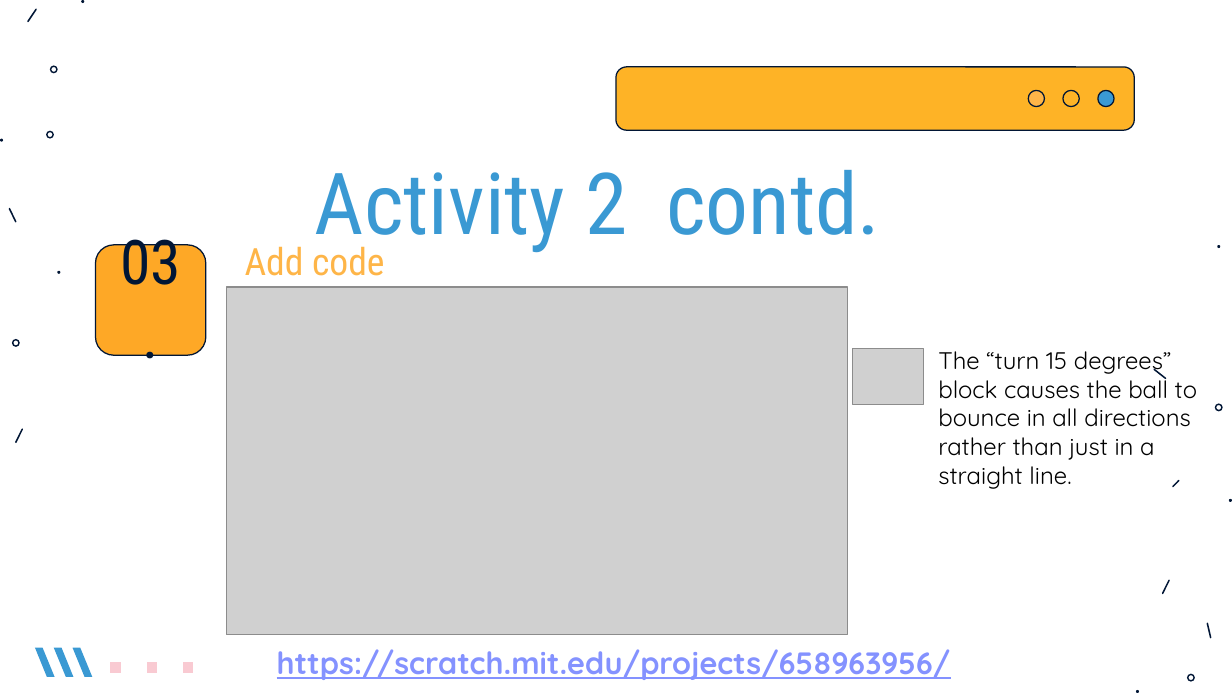
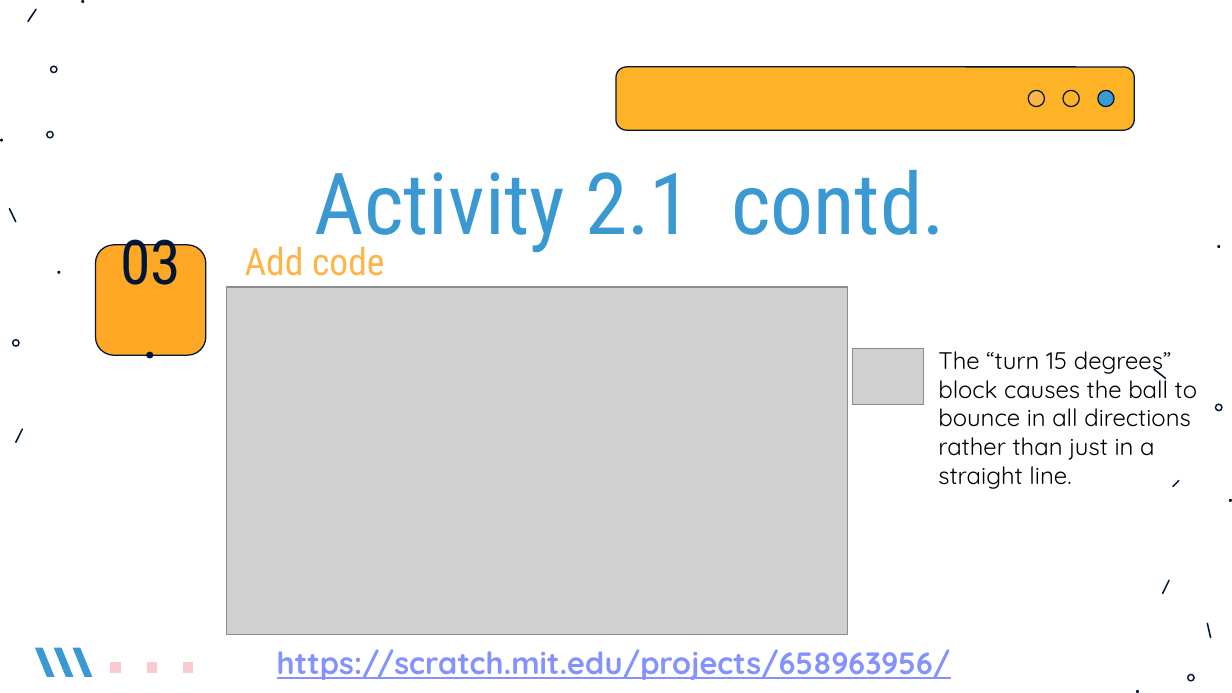
Before and after one commit to Vanshika-Mittal/scratch-tutorial, a slide deck: slide 15 of Scratch-Conditionals/Scratch-Conditionals.pptx. Drawn at 1232x693 pixels with LibreOffice and Linux fonts; fonts in the diff are those of the drawing; grey boxes stand for pictures. Boxes give left, top, right and bottom in pixels: in the first picture for what was removed or moved away, otherwise in the second. Text is boxed around its words. In the diff, an @@ line names an element or a change of style, - is before the commit and + after.

```diff
--- a/Scratch-Conditionals/Scratch-Conditionals.pptx
+++ b/Scratch-Conditionals/Scratch-Conditionals.pptx
@@ title at (315, 170, 945, 255): text changed @@
-Activity 2 contd.
+Activity 2.1 contd.
```
Also in this commit, not shown: 1 other slide changed, 3 slides added, 1 slide removed.
